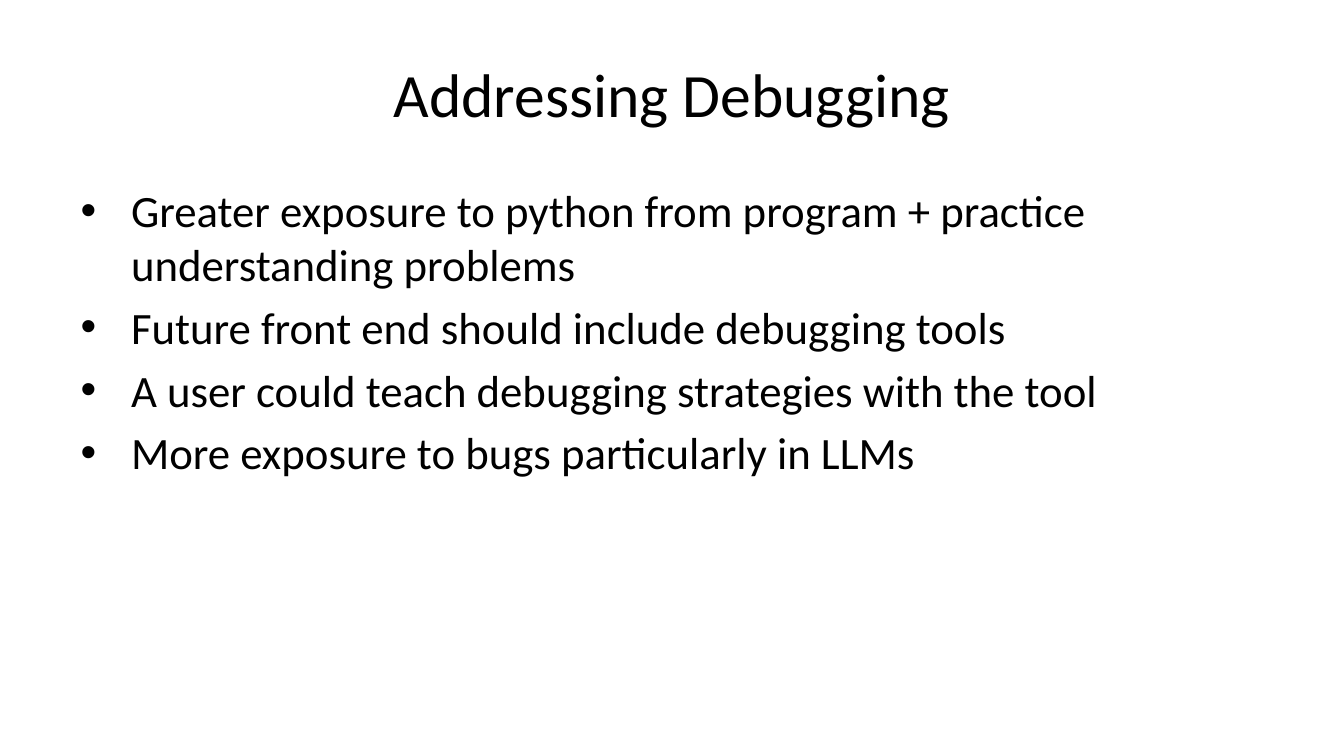
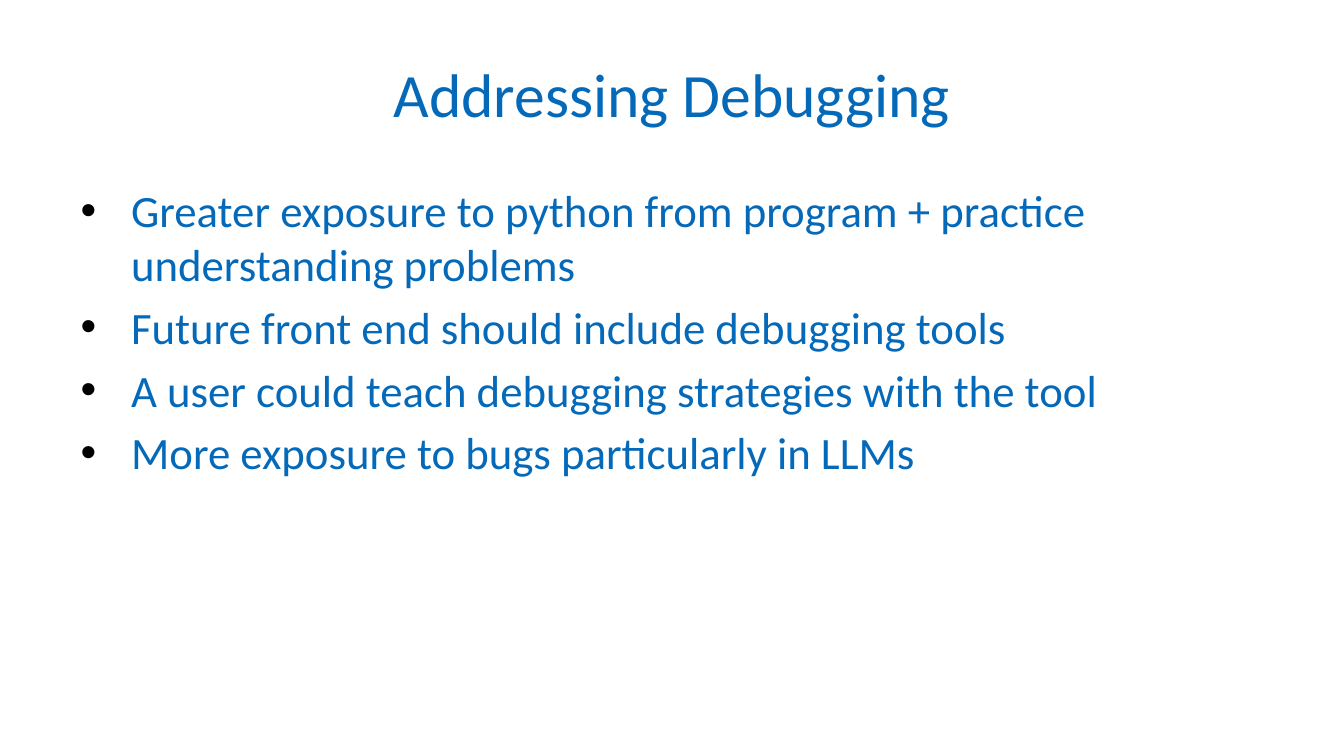
Before and after one commit to Patrick941/MAIProject, a slide deck: slide 6 of Presentation/presentation.odp. Drawn at 1344x756 pixels with LibreOffice and Linux fonts; fonts in the diff are those of the drawing; background and template pictures are left out. Boxes give left, top, right and bottom in pixels: in the first picture for what was removed or moved away, otherwise in the second. Text is boxed around its words. In the diff, an @@ line names an element or a change of style, - is before the commit and + after.

```diff
--- a/Presentation/presentation.odp
+++ b/Presentation/presentation.odp
@@ title "Addressing Debugging" at (x1=394, y1=74, x2=950, y2=128): text colour #000000 to #0569B9 @@
@@ text "Greater exposure to python from ..." at (x1=131, y1=196, x2=1097, y2=477): text colour #000000 to #0569B9 @@
```
Also in this commit, not shown: 12 other slides changed.
